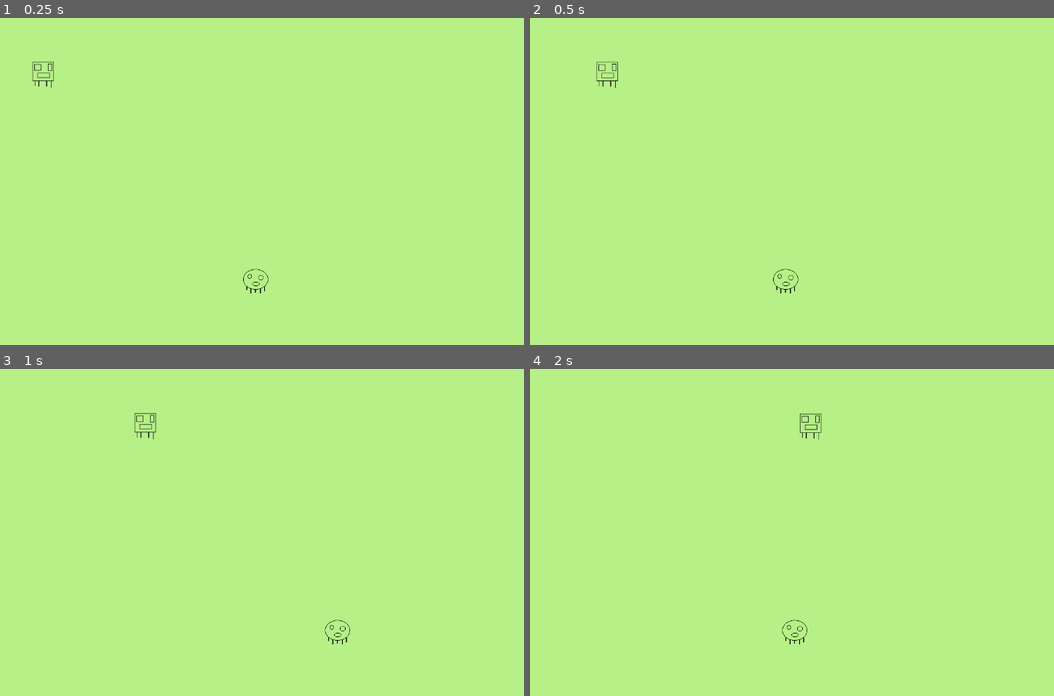
Above: before the commit, frames 1-4 (two rows, left to right).
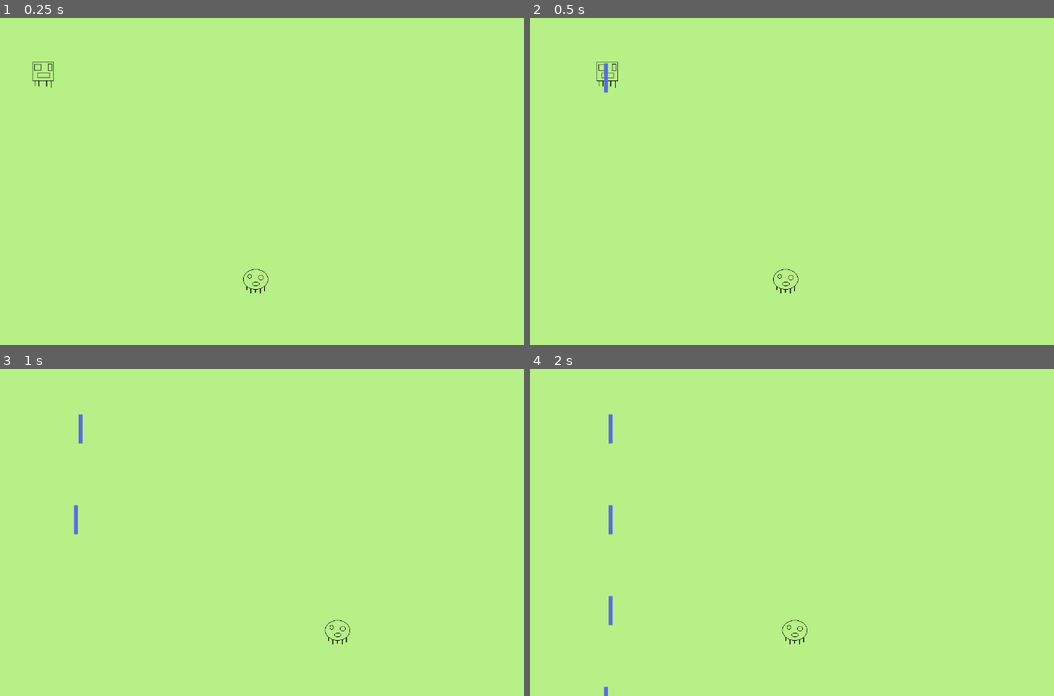
Above: after the commit, the same moments.

Repository: brandon-dodds/SpaceInvaders
Game: Godot game, scene res://scenes/Main.tscn
Same seed, same stepped clock (60 frames per second), same inputs: the game is played once before the commit and once after it. The project has no main scene, so this scene is started directly.
Inputs:
- Up to frame 1 (0.25 s): no input
- Up to frame 2 (0.5 s): no input
- Up to frame 3 (1 s): hold Right (ui_right) from 0.53 s (still down)
- Up to frame 4 (2 s): release Right (ui_right) at 1.28 s; hold Left (ui_left) from 1.28 s (still down)

Frame 1 is identical in both runs. In frame 2, less than 0.1% of the frame differs, in the area x 14-15%, y 13-23%; in frame 3, 0.3%; in frame 4, 0.4%, in the area x 14-56%, y 13-100%.

Commit message:
Added an instanced shot.

Diff:
--- a/scenes/Main.gd
+++ b/scenes/Main.gd
@@ -1,5 +1,6 @@
 extends Node
 
+export (PackedScene) var theShot
 # Called when the node enters the scene tree for the first time.
 func _ready():
 	$Player.start($PlayerStart.position)
@@ -29,3 +30,11 @@
 		$Shot.hide()
 		$Shot.position = Vector2(0, 0)
 		$Player.queue_free()
+
+
+func _on_ShotTimer_timeout():
+	var shot = theShot.instance()
+	add_child(shot)
+	shot.position = $Path2D/PathFollow2D.position
+	shot.characterShoot = "enemy"
+	shot.shoot("enemy")
--- a/scenes/Main.tscn
+++ b/scenes/Main.tscn
@@ -12,6 +12,7 @@
 
 [node name="Main" type="Node"]
 script = ExtResource( 2 )
+theShot = ExtResource( 3 )
 
 [node name="ColorRect" type="ColorRect" parent="."]
 margin_right = 1280.0
@@ -42,6 +43,12 @@
 rotation = 3.88915e-06
 speed = 300
 
+[node name="ShotTimer" type="Timer" parent="."]
+wait_time = 0.5
+autostart = true
+
 [connection signal="hit" from="Player" to="." method="_on_Player_hit"]
 [connection signal="playerShoot" from="Player" to="." method="_on_Player_playerShoot"]
+[connection signal="area_entered" from="Shot" to="." method="_on_Shot_area_entered"]
 [connection signal="hit" from="Path2D/PathFollow2D/Enemy" to="." method="_on_Enemy_hit"]
+[connection signal="timeout" from="ShotTimer" to="." method="_on_ShotTimer_timeout"]
